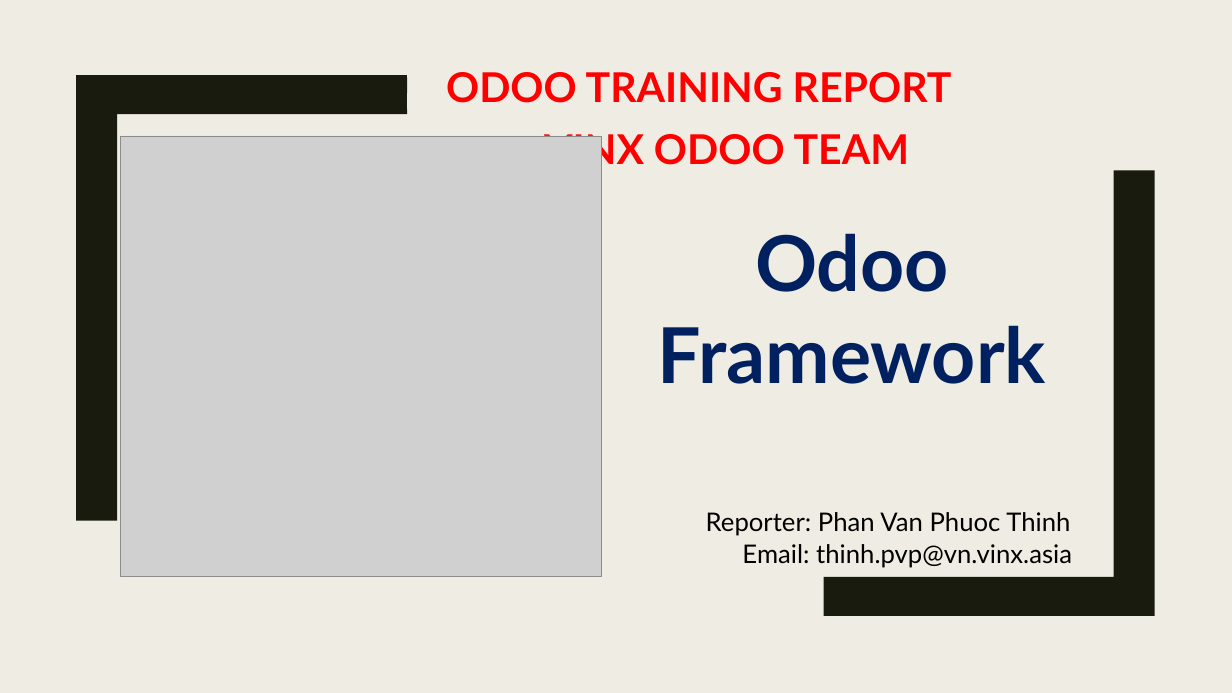
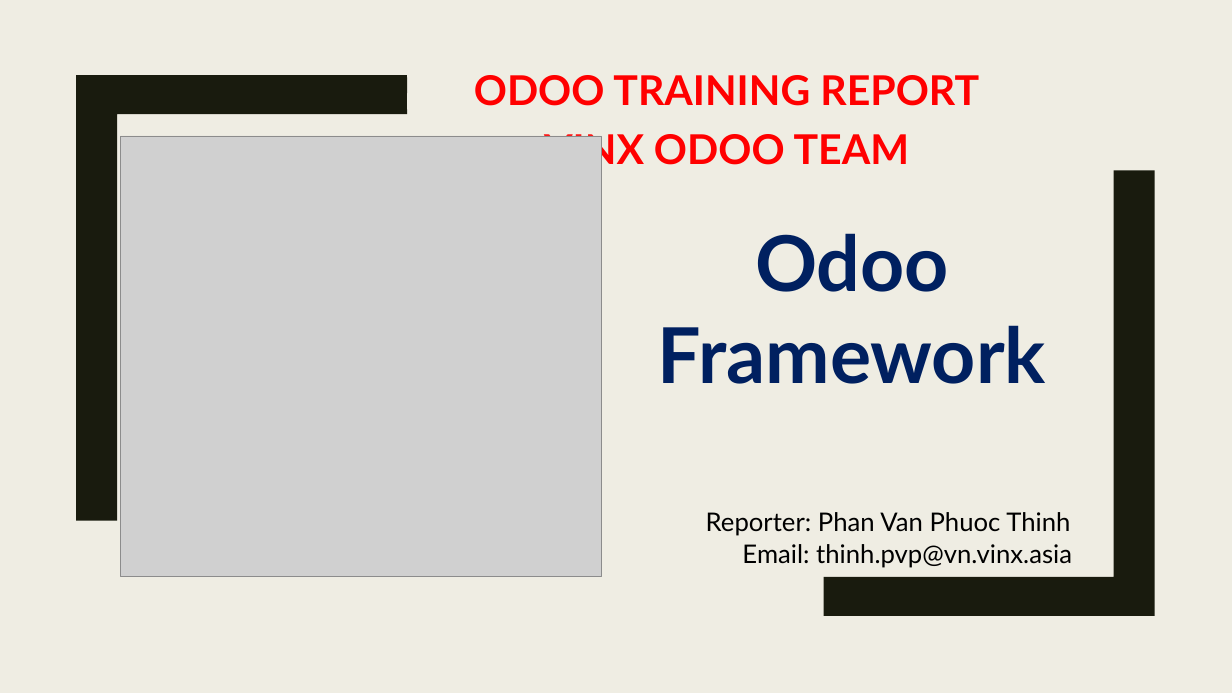
Before and after one commit to PhuocThinh/OdooDocument, a slide deck: slide 1 of Odoo Framwork Report.pptx. Drawn at 1232x693 pixels with LibreOffice and Linux fonts; fonts in the diff are those of the drawing; grey boxes stand for pictures. Boxes give left, top, right and bottom in pixels: in the first picture for what was removed or moved away, otherwise in the second. Text is boxed around its words. In the diff, an @@ line names an element or a change of style, - is before the commit and + after.

```diff
--- a/Odoo Framwork Report.pptx
+++ b/Odoo Framwork Report.pptx
@@ text "ODOO TRAINING REPORT": place and size @@
-text "ODOO TRAINING REPORT" at box(446, 72, 952, 103)
+text "ODOO TRAINING REPORT" at box(474, 75, 979, 106)
```
Also in this commit, not shown: 1 other slide changed, 27 slides added, 7 slides removed, 31 other files.
